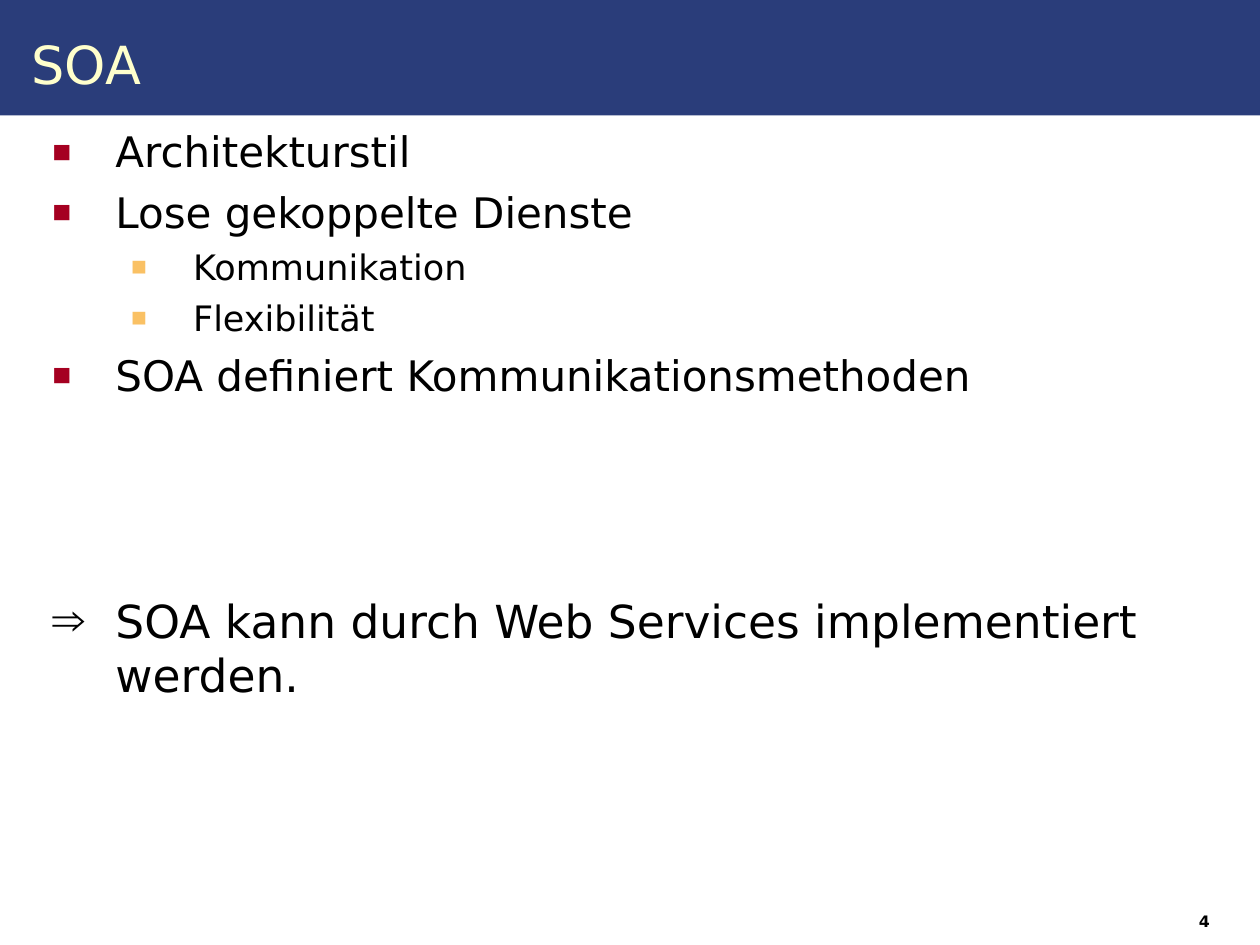
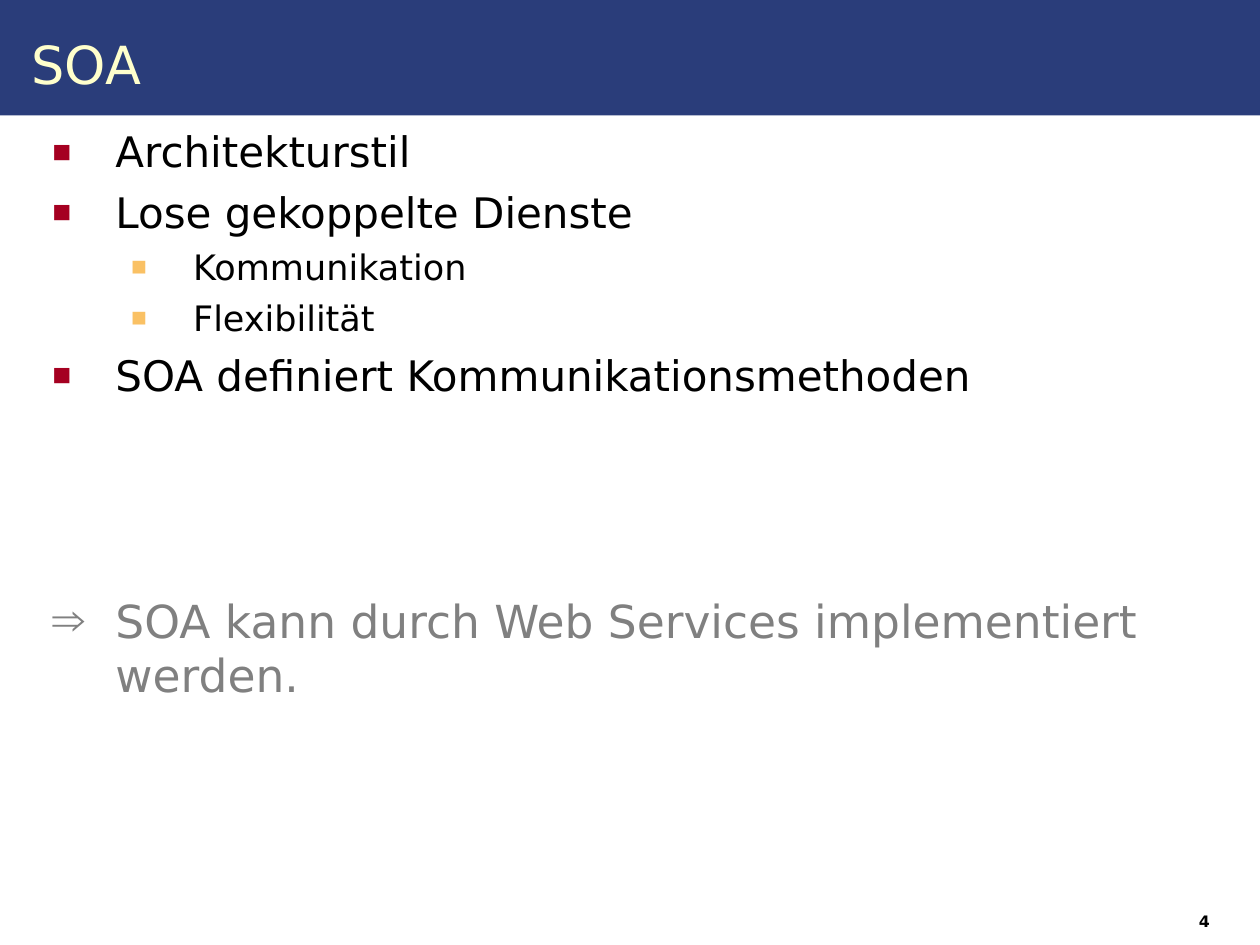
Before and after one commit to IAAS/decidr, a slide deck: slide 8 of seminars/rr/presentation/Web_Services.odp (slide 4 before the commit). Drawn at 1260x945 pixels with LibreOffice and Linux fonts; fonts in the diff are those of the drawing. Boxes give left, top, right and bottom in pixels: in the first picture for what was removed or moved away, otherwise in the second. Text is boxed around its words. In the diff, an @@ line names an element or a change of style, - is before the commit and + after.

```diff
--- a/seminars/rr/presentation/Web_Services.odp
+++ b/seminars/rr/presentation/Web_Services.odp
@@ text at box(115, 603, 1137, 693): text colour #000000 to #808080 in "SOA kann durch Web Services implementiert werden."; bullet colour #000000 to #808080 @@
```
Also in this commit, not shown: 7 other slides changed, 7 slides added, 1 other file.
